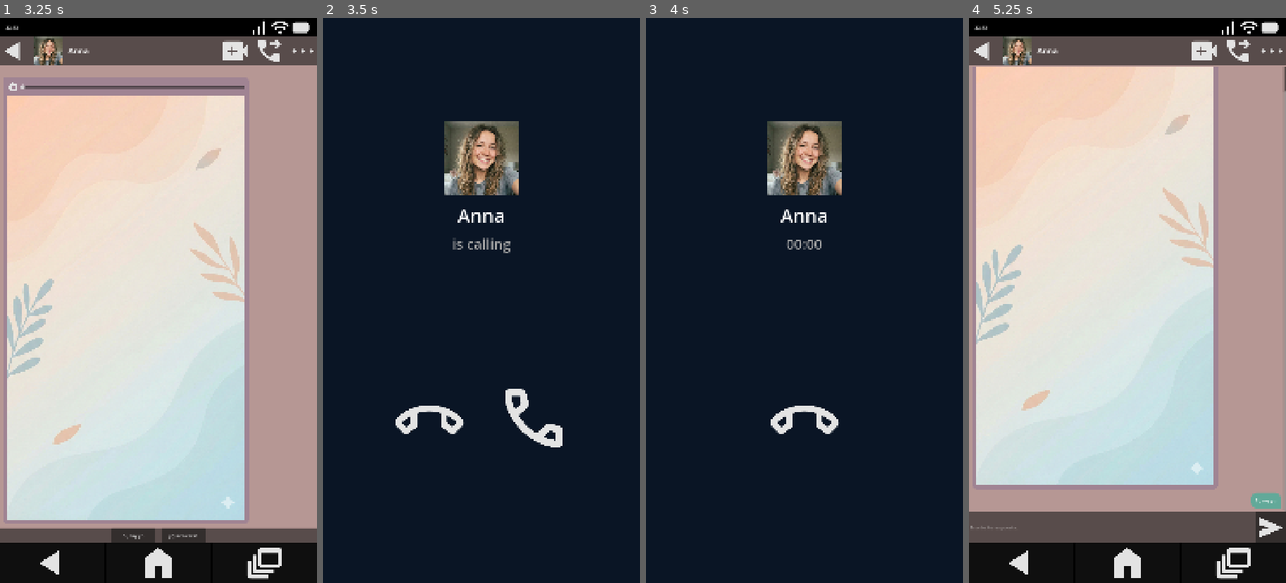
Above: before the commit, frames 1-4 (left to right).
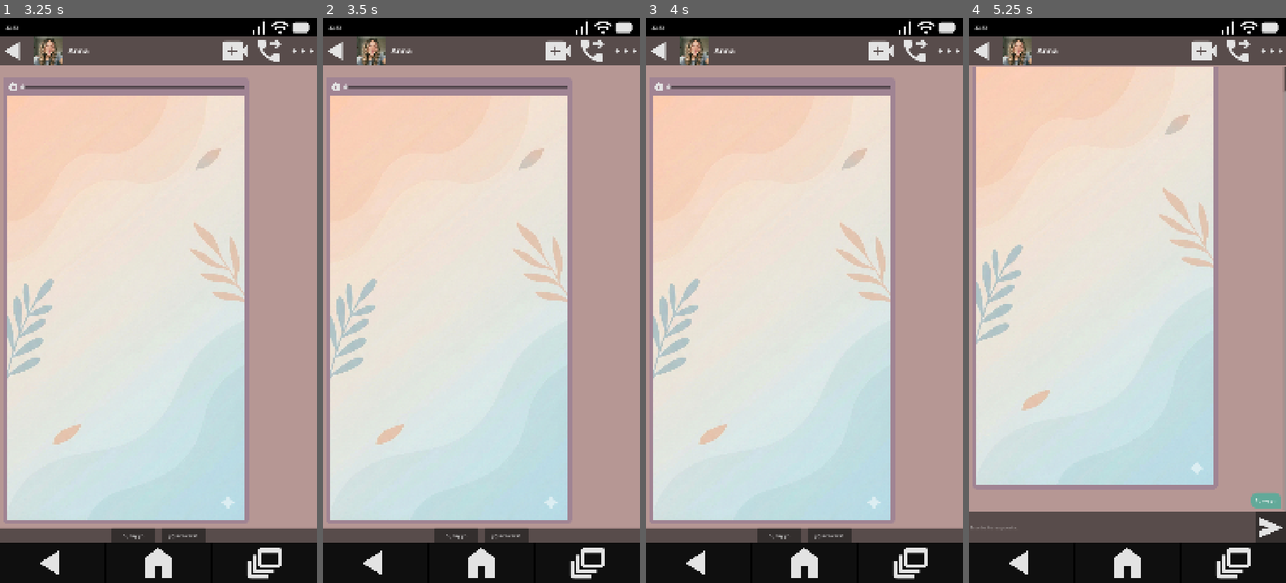
Above: after the commit, the same moments.

Repository: AlfredoCamarena/GD-Phone
Game: Godot game, scene res://_System/Main/main.tscn
Two runs of this game, one before a commit and one after it. Both use one fixed random seed, a clock stepped at 60 frames per second and the inputs below. Sound files missing from this copy of the repository are replaced by a short silence.
Inputs (mouse positions are in pixels of both pictures, inside the frame that each line leads up to):
- Up to frame 1 (3.25 s): click "Message" at 0.5 s; click (158, 74) at 1.25 s; click (12, 85) at 2 s; click (12, 85) at 2.75 s
- Up to frame 2 (3.5 s): no input
- Up to frame 3 (4 s): click (855, 419) at 3.52 s
- Up to frame 4 (5.25 s): click (1127, 419) at 4.27 s; click "Sí, soy yo" at 5 s

Frame 1 is identical in both runs. In frame 2, 93% of the frame differs, in the area x 0-100%, y 0-100%; in frame 3, 93%; in frame 4, nothing differs.

Commit message:
Add Unlock Photo event

Diff:
--- a/Apps/2_Gallery/GalleryList/gallery_list.gd
+++ b/Apps/2_Gallery/GalleryList/gallery_list.gd
@@ -5,24 +5,42 @@
 
 signal requested_view_photo(photo_data: PhotoData)
 
-@export var initial_photos: Array[PhotoData] = []
-
 @onready var margin_container: MarginContainer = %MarginContainer
 @onready var photo_grid: GridContainer = %PhotoGrid
 
+
+func _connect_signals() -> void:
+	PlayerData.photo_unlocked.connect(_on_photo_unlocked)
+
+
 func _ready() -> void:
-	for child in photo_grid.get_children():
-		child.queue_free()
+	_connect_signals()
+	_load_unlocked_photos()
 
+
+func _get_cell_width() -> float:
 	var columns := photo_grid.columns
 	var screen_width := get_parent_area_size().x
 	var margins_width :=  margin_container.get_theme_constant(&"margin_left") * 2
 	var grid_separation := photo_grid.get_theme_constant(&"h_separation") * (columns - 1)
-	var cell_width := (screen_width - margins_width - grid_separation) / columns
+	return (screen_width - margins_width - grid_separation) / columns
 
-	for photo_data in initial_photos:
-		var thumb := THUMBNAIL_SCENE.instantiate() as PhotoThumbnail
-		photo_grid.add_child(thumb)
-		thumb.setup(photo_data, cell_width)
-		thumb.pressed.connect(func() -> void:
-			requested_view_photo.emit(photo_data))
+
+func _load_unlocked_photos() -> void:
+	for child in photo_grid.get_children():
+		child.queue_free()
+
+	for photo_data in PlayerData.unlocked_photos:
+		_create_thumbnail(photo_data)
+
+
+func _create_thumbnail(photo_data: PhotoData) -> void:
+	var thumb := THUMBNAIL_SCENE.instantiate() as PhotoThumbnail
+	photo_grid.add_child(thumb)
+	thumb.setup(photo_data, _get_cell_width())
+	thumb.pressed.connect(func() -> void:
+		requested_view_photo.emit(photo_data))
+
+
+func _on_photo_unlocked(photo_data: PhotoData) -> void:
+	_create_thumbnail(photo_data)
--- a/Apps/2_Gallery/GalleryList/gallery_list.tscn
+++ b/Apps/2_Gallery/GalleryList/gallery_list.tscn
@@ -1,11 +1,6 @@
-[gd_scene load_steps=7 format=3 uid="uid://c5t7edwwhts5y"]
+[gd_scene load_steps=2 format=3 uid="uid://c5t7edwwhts5y"]
 
 [ext_resource type="Script" uid="uid://w5jld07cx73u" path="res://Apps/2_Gallery/GalleryList/gallery_list.gd" id="1_0i8yw"]
-[ext_resource type="Script" uid="uid://b3yv8vn8ydvqr" path="res://_System/Resources/PhotoData.gd" id="2_btkhx"]
-[ext_resource type="Resource" uid="uid://vfatcsi11l20" path="res://GameContent/Data/Photos/test1.tres" id="2_twqs2"]
-[ext_resource type="Resource" uid="uid://dioj5trsste0y" path="res://GameContent/Data/Photos/test2.tres" id="3_btkhx"]
-[ext_resource type="Resource" uid="uid://ckqjw55clsorj" path="res://GameContent/Data/Photos/test3.tres" id="4_v4ajs"]
-[ext_resource type="Resource" uid="uid://d31auvid6442d" path="res://GameContent/Data/Photos/test4.tres" id="5_bem1s"]
 
 [node name="GalleryList" type="Control"]
 layout_mode = 3
@@ -15,7 +10,6 @@
 grow_horizontal = 2
 grow_vertical = 2
 script = ExtResource("1_0i8yw")
-initial_photos = Array[ExtResource("2_btkhx")]([ExtResource("2_twqs2"), ExtResource("3_btkhx"), ExtResource("4_v4ajs"), ExtResource("5_bem1s")])
 
 [node name="Background" type="ColorRect" parent="."]
 layout_mode = 1
--- /dev/null
+++ b/GameContent/Data/Events/test_unlock_photo.tres
@@ -0,0 +1,10 @@
+[gd_resource type="Resource" script_class="StoryEvent" load_steps=3 format=3 uid="uid://gy72o7xq1lnu"]
+
+[ext_resource type="Script" uid="uid://dofwkmp0uh75t" path="res://_System/Resources/StoryEvent.gd" id="1_4qet8"]
+[ext_resource type="Resource" uid="uid://vfatcsi11l20" path="res://GameContent/Data/Photos/test1.tres" id="2_yxrug"]
+
+[resource]
+script = ExtResource("1_4qet8")
+type = 1
+target_resource = ExtResource("2_yxrug")
+metadata/_custom_type_script = "uid://dofwkmp0uh75t"
--- a/GameContent/Data/Messages/Anna/1_hola.tres
+++ b/GameContent/Data/Messages/Anna/1_hola.tres
@@ -5,7 +5,7 @@
 [ext_resource type="Texture2D" uid="uid://1o7wvfa15rv8" path="res://GameContent/Assets/Images/_default_wallpaper.png" id="2_2nchv"]
 [ext_resource type="Resource" uid="uid://bkur7j11e6inq" path="res://GameContent/Data/Messages/Anna/2a_respuesta_soy_yo.tres" id="2_j8alq"]
 [ext_resource type="Script" uid="uid://dbte7kxlkuhtf" path="res://_System/Resources/MessageData.gd" id="2_jwdeb"]
-[ext_resource type="Resource" uid="uid://bl33yeocr7lh5" path="res://GameContent/Data/Events/test_call.tres" id="3_evpg7"]
+[ext_resource type="Resource" uid="uid://gy72o7xq1lnu" path="res://GameContent/Data/Events/test_unlock_photo.tres" id="3_evpg7"]
 [ext_resource type="Resource" uid="uid://0q8rfrprbwt3" path="res://GameContent/Data/Messages/Anna/2b_respuesta_quien_eres.tres" id="3_j8alq"]
 
 [sub_resource type="Resource" id="Resource_36sm3"]
--- a/_System/Main/main.gd
+++ b/_System/Main/main.gd
@@ -11,6 +11,7 @@
 		_open_app(home_scene))
 	SignalBus.open_app_requested.connect(_open_app)
 	EventManager.trigger_call.connect(_on_event_call)
+	EventManager.trigger_photo_unlock.connect(_on_event_photo_unlocked)
 
 
 func _ready() -> void:
@@ -31,3 +32,7 @@
 
 func _on_event_call(contact: ContactData, voice_audio: AudioStream) -> void:
 	call_screen.start_call(contact, voice_audio)
+
+
+func _on_event_photo_unlocked(photo_data: PhotoData) -> void:
+	PlayerData.add_photo(photo_data)
--- a/_System/_Autoloads/event_manager.gd
+++ b/_System/_Autoloads/event_manager.gd
@@ -15,6 +15,9 @@
 			else:
 				push_error("The Incoming Call event must have a target resource of type ContactData")
 		StoryEvent.Type.UNLOCK_PHOTO:
-			pass
+			if event.target_resource is PhotoData:
+				trigger_photo_unlock.emit(event.target_resource)
+			else:
+				push_error("The Unlock Photo event must have a target resource of type PhotoData")
 		StoryEvent.Type.NOTIFICATION:
 			pass
--- /dev/null
+++ b/_System/_Autoloads/player_data.gd
@@ -0,0 +1,10 @@
+extends Node
+
+var unlocked_photos: Array[PhotoData]
+
+signal photo_unlocked(new_photo: PhotoData)
+
+func add_photo(photo: PhotoData) -> void:
+	if not photo in unlocked_photos:
+		unlocked_photos.append(photo)
+		photo_unlocked.emit(photo)
--- a/project.godot
+++ b/project.godot
@@ -20,6 +20,7 @@
 GlobalClock="*res://_System/_Autoloads/global_clock.gd"
 SignalBus="*res://_System/_Autoloads/signal_bus.gd"
 EventManager="*res://_System/_Autoloads/event_manager.gd"
+PlayerData="*res://_System/_Autoloads/player_data.gd"
 
 [debug]
 
Not shown, added: _System/_Autoloads/player_data.gd.uid
